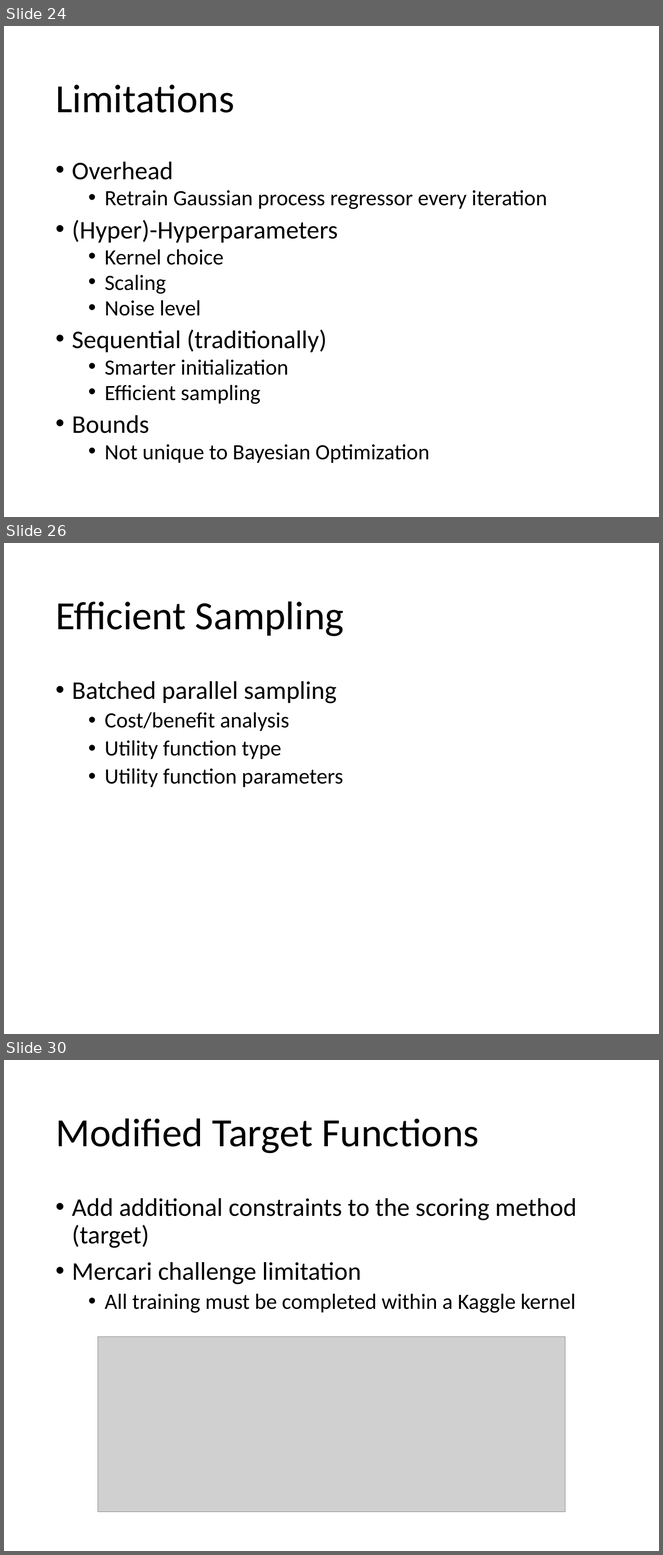
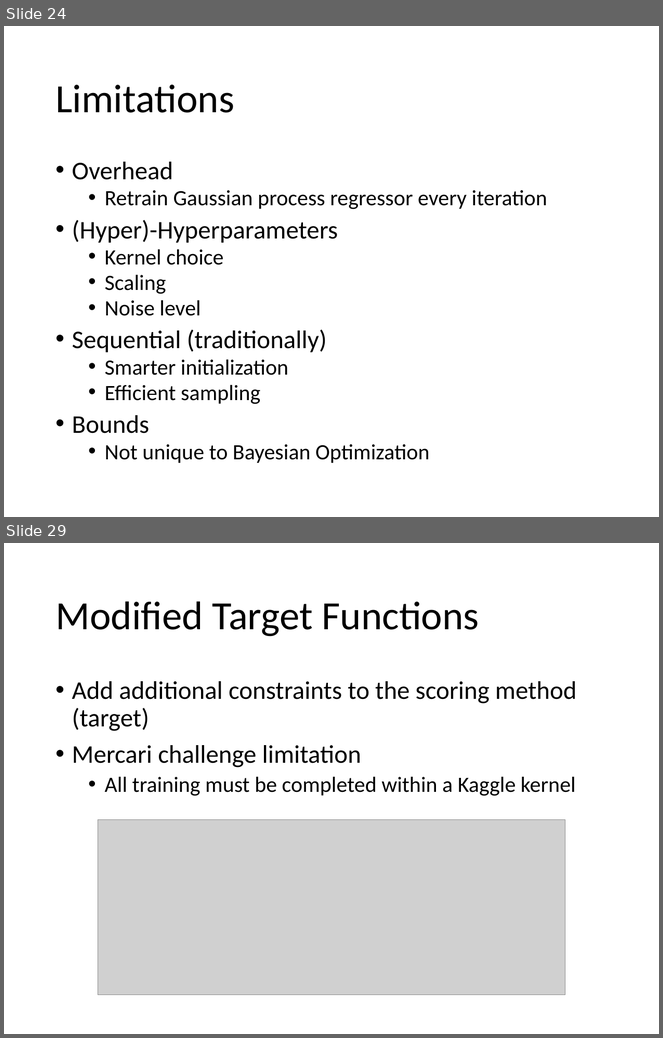
Before and after one commit to jkingphd/practical_bayes_opt, a slide deck: Data_science_nashville_jkk.pptx. Shown one above the other, each under a label of ours: slides 24, 26 and 30 before the commit, slides 24 and 29 after it; the slides between them are not shown. The pictures are 663x1555 and 663x1038 pixels, drawn with LibreOffice and Linux fonts; fonts in the diff are those of the drawing; grey boxes stand for pictures; background and template pictures are left out. Boxes give left, top, right and bottom in pixels: in the first picture for what was removed or moved away, otherwise in the second. Text is boxed around its words. In the diff, an @@ line names an element or a change of style, - is before the commit and + after.

```diff
--- a/Data_science_nashville_jkk.pptx
+++ b/Data_science_nashville_jkk.pptx
@@ slide 26 removed at bbox=[4, 543, 659, 1034], background #FFFFFF @@
@@ title removed at bbox=[55, 601, 344, 637] @@
-Efficient Sampling
@@ text removed at bbox=[72, 681, 343, 787] @@
-• Batched parallel sampling
-  • Cost/benefit analysis
-  • Utility function type
-  • Utility function parameters
@@ what was slide 30 is now slide 29 @@
```
Also in this commit, not shown: 5 slides changed.
